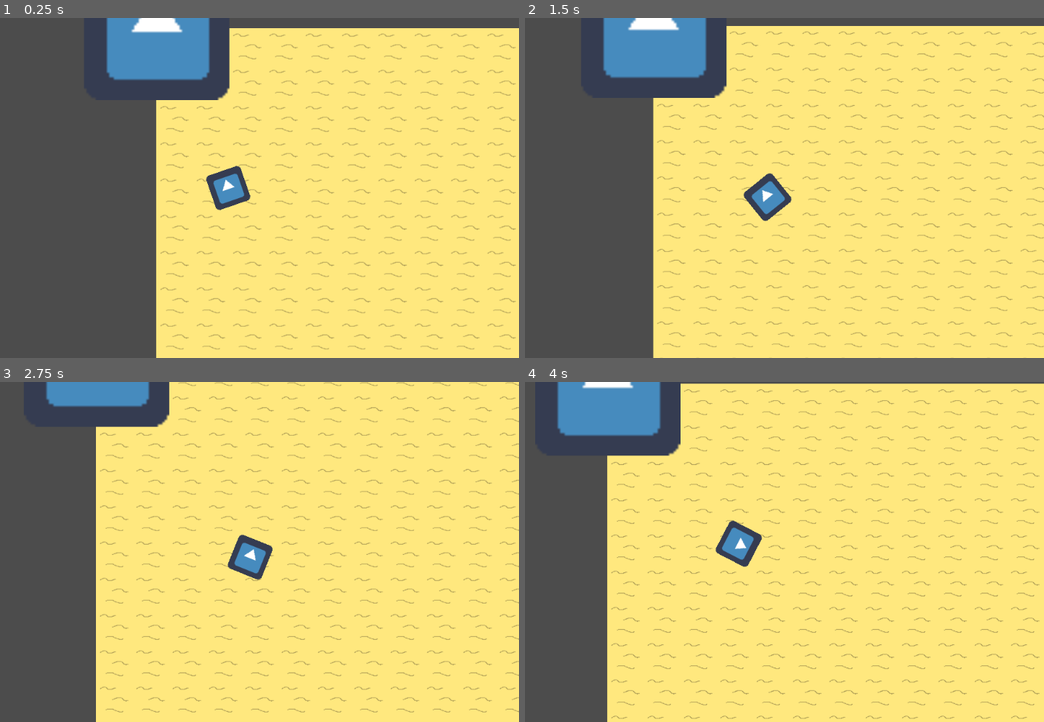
Above: before the commit, frames 1-4 (two rows, left to right).
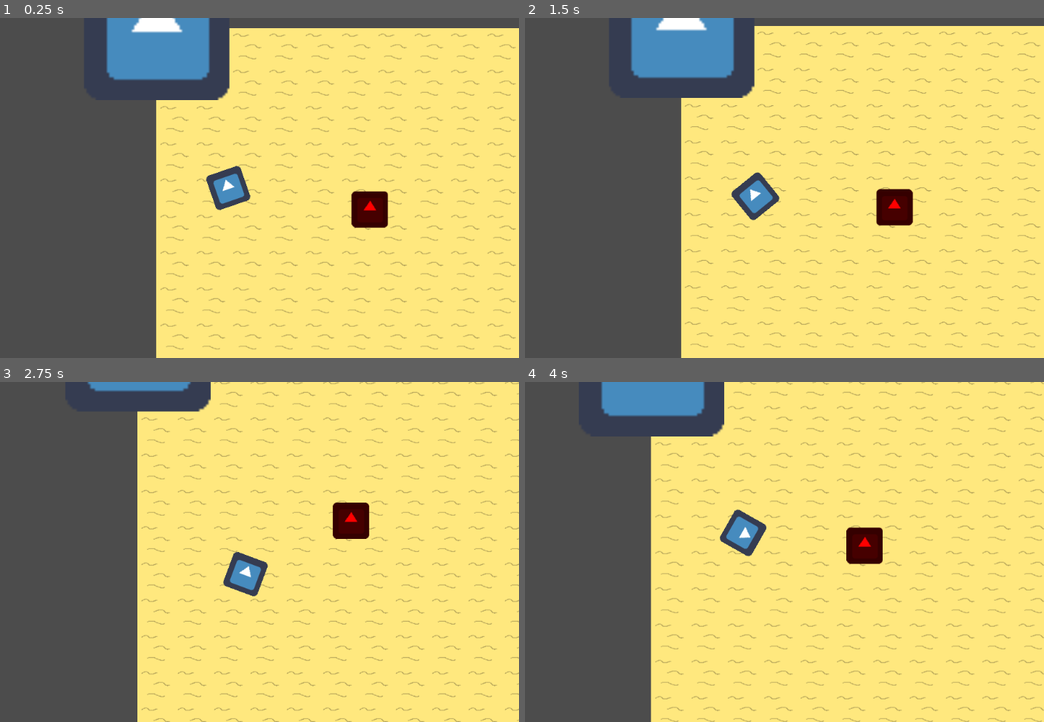
Above: after the commit, the same moments.

Repository: JortvD/ld49
Game: Godot game, scene res://scenes/MainScene.tscn
Two runs of this game, one before a commit and one after it. Both use one fixed random seed, a clock stepped at 60 frames per second and the inputs below. The engine's default icon, where the game draws it, is replaced by a stand-in: a white triangle on a blue panel in a dark square.
Inputs (mouse positions are in pixels of both pictures, inside the frame that each line leads up to):
- Up to frame 1 (0.25 s): no input
- Up to frame 2 (1.5 s): tap Enter (ui_accept) at 0.5, 0.77 s; move the mouse to (883, 171) at 0.52 s; hold Right (ui_right) 0.53-1.28 s; hold A (ui_a, bound only after the commit) 0.53-1.28 s; tap D (ui_d, bound only after the commit) at 0.8, 1.35 s; move the mouse to (639, 205) at 1.27 s; hold Down (ui_down) from 1.28 s (still down)
- Up to frame 3 (2.75 s): tap Enter (ui_accept) at 1.52 s; tap S (ui_s, bound only after the commit) at 1.55 s; move the mouse to (285, 477) at 2.02 s; release Down (ui_down) at 2.03 s; hold Right (ui_right) from 2.03 s (still down); hold S (ui_s, bound only after the commit) from 2.03 s (still down); tap Shift (ui_shift, bound only after the commit) at 2.3 s
- Up to frame 4 (4 s): move the mouse to (722, 620) at 2.77 s; release Right (ui_right) at 2.78 s; release S (ui_s, bound only after the commit) at 2.78 s; hold Up (ui_up) 2.78-3.53 s; tap Shift (ui_shift, bound only after the commit) at 2.85 s; tap Enter (ui_accept) at 3.02, 3.77 s; tap W (ui_w, bound only after the commit) at 3.05 s; move the mouse to (929, 603) at 3.52 s; hold Left (ui_left) from 3.53 s (still down); hold W (ui_w, bound only after the commit) from 3.53 s (still down); tap A (ui_a, bound only after the commit) at 3.8 s

The runs differ from the first frame. In frame 1, 0.8% of the frame differs, in the area x 67-75%, y 50-62%; in frame 2, 14%; in frame 3, 16%; in frame 4, 19%, in the area x 6-100%, y 0-100%.

Commit message:
PlayerHealth

Diff:
--- a/Player/Player.gd
+++ b/Player/Player.gd
@@ -3,18 +3,23 @@
 export var speed = 100
 export var rotation_speed = 5
 var velocity = Vector2()
+var health = 100
 
 func get_input():
 	velocity = Vector2()
 
-	if Input.is_action_pressed("ui_right"):
+	if Input.is_action_pressed("ui_right") or Input.is_action_pressed("ui_d"):
 		velocity.x += 1
-	if Input.is_action_pressed("ui_left"):
+	if Input.is_action_pressed("ui_left") or Input.is_action_pressed("ui_a"):
 		velocity.x -= 1
-	if Input.is_action_pressed("ui_down"):
+	if Input.is_action_pressed("ui_down") or Input.is_action_pressed("ui_s"):
 		velocity.y += 1
-	if Input.is_action_pressed("ui_up"):
+	if Input.is_action_pressed("ui_up") or Input.is_action_pressed("ui_w"):
 		velocity.y -= 1
+	if Input.is_action_pressed("ui_shift"):
+		speed = 300
+	else:
+		speed = 100
 	velocity = velocity.normalized() * speed
 
 func _physics_process(delta):
@@ -24,3 +29,9 @@
 	var target_position = get_global_mouse_position()
 
 	rotation = lerp_angle(rotation, target_position.angle_to_point(global_position), rotation_speed * delta)
+
+	if (health <= 0):
+		playerDead();
+
+func playerDead():
+	get_tree().reload_current_scene()
--- a/building/Building.gd
+++ b/building/Building.gd
@@ -16,4 +16,4 @@
 	if (body.name == "Player"):
 		get_node("../../Player").position = Vector2(-600,-600)
 	if (body.name == "NPC"):
-		get_node("../../NPC").position = Vector2(256,192)
+		get_node("../../NPC").position = Vector2(200,192)
--- /dev/null
+++ b/objects/Fire.gd
@@ -0,0 +1,7 @@
+extends Node2D
+
+
+func _on_CollisionShape2D_body_entered(body):
+	if (body.name == "Player"):
+		get_node("../../Player").health -= 10
+		print(get_node("../../Player").health)
--- /dev/null
+++ b/objects/Fire.tscn
@@ -0,0 +1,21 @@
+[gd_scene load_steps=4 format=2]
+
+[ext_resource path="res://icon.png" type="Texture" id=1]
+[ext_resource path="res://objects/Fire.gd" type="Script" id=2]
+
+[sub_resource type="RectangleShape2D" id=1]
+
+[node name="Fire" type="Node2D"]
+script = ExtResource( 2 )
+
+[node name="Sprite" type="Sprite" parent="."]
+modulate = Color( 1, 0, 0, 1 )
+texture = ExtResource( 1 )
+
+[node name="CollisionShape2D" type="Area2D" parent="."]
+scale = Vector2( 3.5, 3.5 )
+
+[node name="CollisionShape2D" type="CollisionShape2D" parent="CollisionShape2D"]
+shape = SubResource( 1 )
+
+[connection signal="body_entered" from="CollisionShape2D" to="." method="_on_CollisionShape2D_body_entered"]
--- a/project.godot
+++ b/project.godot
@@ -30,6 +30,51 @@
 "events": [ Object(InputEventKey,"resource_local_to_scene":false,"resource_name":"","device":0,"alt":false,"shift":false,"control":false,"meta":false,"command":false,"pressed":false,"scancode":50,"unicode":0,"echo":false,"script":null)
  ]
 }
+ui_up_shift={
+"deadzone": 0.5,
+"events": [ Object(InputEventKey,"resource_local_to_scene":false,"resource_name":"","device":0,"alt":false,"shift":true,"control":false,"meta":false,"command":false,"pressed":false,"scancode":16777232,"unicode":0,"echo":false,"script":null)
+ ]
+}
+ui_down_shift={
+"deadzone": 0.5,
+"events": [ Object(InputEventKey,"resource_local_to_scene":false,"resource_name":"","device":0,"alt":false,"shift":true,"control":false,"meta":false,"command":false,"pressed":false,"scancode":16777234,"unicode":0,"echo":false,"script":null)
+ ]
+}
+ui_right_shift={
+"deadzone": 0.5,
+"events": [ Object(InputEventKey,"resource_local_to_scene":false,"resource_name":"","device":0,"alt":false,"shift":true,"control":false,"meta":false,"command":false,"pressed":false,"scancode":16777233,"unicode":0,"echo":false,"script":null)
+ ]
+}
+ui_left_shift={
+"deadzone": 0.5,
+"events": [ Object(InputEventKey,"resource_local_to_scene":false,"resource_name":"","device":0,"alt":false,"shift":true,"control":false,"meta":false,"command":false,"pressed":false,"scancode":16777231,"unicode":0,"echo":false,"script":null)
+ ]
+}
+ui_shift={
+"deadzone": 0.5,
+"events": [ Object(InputEventKey,"resource_local_to_scene":false,"resource_name":"","device":0,"alt":false,"shift":false,"control":false,"meta":false,"command":false,"pressed":false,"scancode":16777237,"unicode":0,"echo":false,"script":null)
+ ]
+}
+ui_w={
+"deadzone": 0.5,
+"events": [ Object(InputEventKey,"resource_local_to_scene":false,"resource_name":"","device":0,"alt":false,"shift":false,"control":false,"meta":false,"command":false,"pressed":false,"scancode":87,"unicode":0,"echo":false,"script":null)
+ ]
+}
+ui_a={
+"deadzone": 0.5,
+"events": [ Object(InputEventKey,"resource_local_to_scene":false,"resource_name":"","device":0,"alt":false,"shift":false,"control":false,"meta":false,"command":false,"pressed":false,"scancode":65,"unicode":0,"echo":false,"script":null)
+ ]
+}
+ui_s={
+"deadzone": 0.5,
+"events": [ Object(InputEventKey,"resource_local_to_scene":false,"resource_name":"","device":0,"alt":false,"shift":false,"control":false,"meta":false,"command":false,"pressed":false,"scancode":83,"unicode":0,"echo":false,"script":null)
+ ]
+}
+ui_d={
+"deadzone": 0.5,
+"events": [ Object(InputEventKey,"resource_local_to_scene":false,"resource_name":"","device":0,"alt":false,"shift":false,"control":false,"meta":false,"command":false,"pressed":false,"scancode":68,"unicode":0,"echo":false,"script":null)
+ ]
+}
 
 [physics]
 
--- a/scenes/MainScene.tscn
+++ b/scenes/MainScene.tscn
@@ -6,6 +6,7 @@
 [ext_resource path="res://scenes/MainScene.gd" type="Script" id=4]
 [ext_resource path="res://icon.png" type="Texture" id=5]
 [ext_resource path="res://building/Building.tscn" type="PackedScene" id=6]
+[ext_resource path="res://objects/Fire.tscn" type="PackedScene" id=7]
 
 [sub_resource type="NavigationPolygon" id=1]
 vertices = PoolVector2Array( -232, -224, 105.1, -243.29, 90.9422, -162.117, -150.69, -153.622, -384, 104, -145.97, 116.326, -152, 256, 129.641, 118.214, 129.641, -171.556, 523.237, -174.388, 432, 240, 160, 232, 134.361, 210.713, 56, 264 )
@@ -16,6 +17,9 @@
 script = ExtResource( 4 )
 
 [node name="World" parent="." instance=ExtResource( 1 )]
+
+[node name="Fire" parent="World" instance=ExtResource( 7 )]
+position = Vector2( 376, 320 )
 
 [node name="Player" parent="." instance=ExtResource( 2 )]
 position = Vector2( 126.504, 282.362 )
Not shown: 1 places in scenes/MainScene.tscn that only renumber resources
